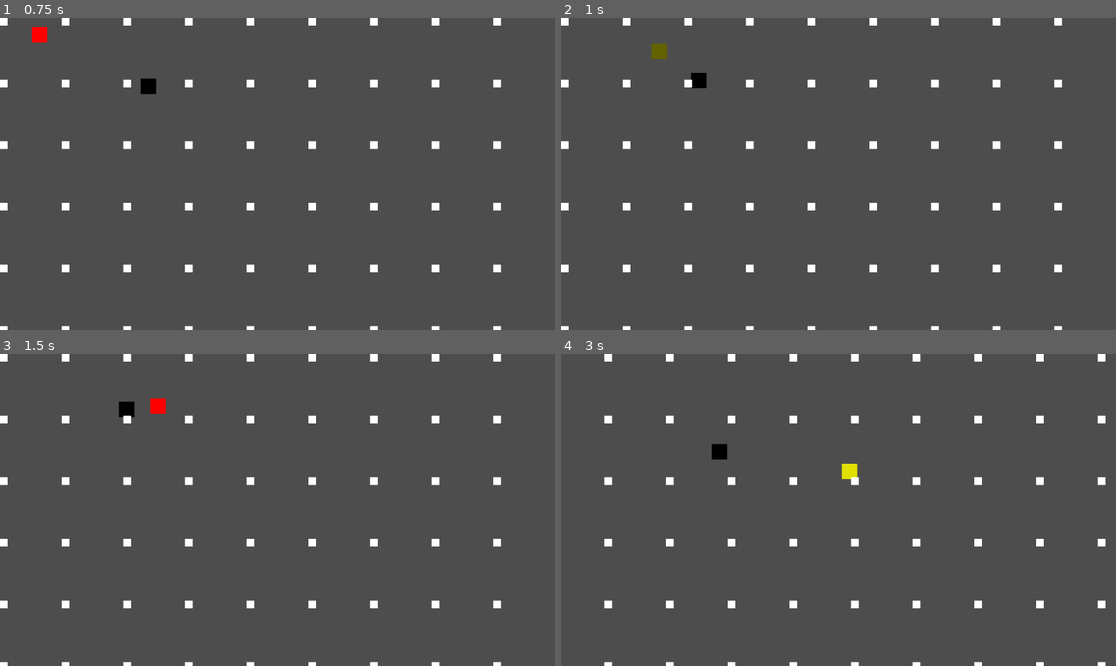
Above: before the commit, frames 1-4 (two rows, left to right).
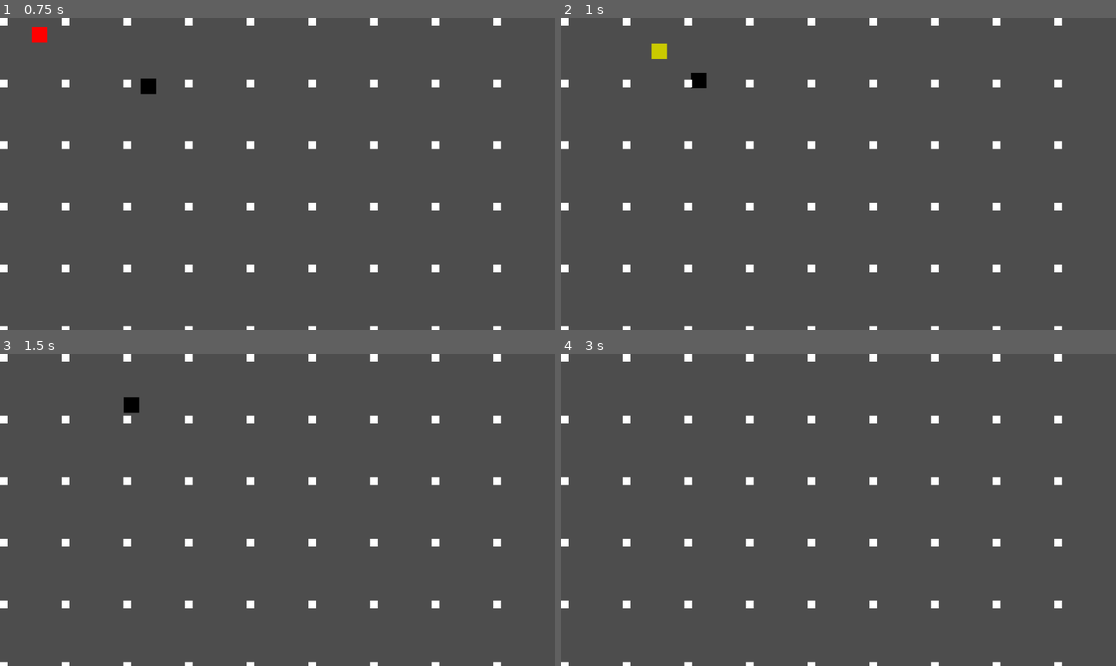
Above: after the commit, the same moments.

Repository: DiegoChiodi/Divina-Comedia-Game
Game: Godot game, scene res://Scene/main.tscn
The game is run twice, just before and just after one commit, with the same random seed, the same clock (stepped at 60 frames per second) and the same inputs.
Inputs (mouse positions are in pixels of both pictures, inside the frame that each line leads up to):
- Up to frame 1 (0.75 s): move the mouse to (399, 158) at 0.52 s; hold D (right) from 0.53 s (still down); click (399, 158) at 0.6 s
- Up to frame 2 (1 s): keep holding D (right)
- Up to frame 3 (1.5 s): move the mouse to (166, 525) at 1.27 s; release D (right) at 1.28 s; hold S (down) from 1.28 s (still down); tap Space (space) at 1.35 s
- Up to frame 4 (3 s): move the mouse to (894, 441) at 2.02 s; release S (down) at 2.03 s; hold D (right) 2.03-2.78 s; click (894, 441) at 2.1 s; move the mouse to (810, 572) at 2.77 s; hold W (up) from 2.78 s (still down); tap Space (space) at 2.85 s

Frame 1 is identical in both runs. In frame 2, 0.1% of the frame differs, in the area x 16-20%, y 8-14%; in frame 3, 0.3%; in frame 4, 3.9%, in the area x 0-99%, y 0-100%.

Commit message:
Entity dead

Diff:
--- a/Scripts/enemy.gd
+++ b/Scripts/enemy.gd
@@ -2,7 +2,7 @@
 class_name Enemy
 
 var player : Player
-
+var colPlayer : bool = false
 func _ready() -> void:
 	super._ready()
 	speed = 100
@@ -15,7 +15,16 @@
 	player = _player
 
 func directionTarget() -> void:
-	self.direction = (self.player.position - self.position).normalized()
+	if player != null:
+		self.direction = (self.player.position - self.position).normalized()
+
+func _on_col_hb_attack_area_entered(area: Area2D) -> void:
+	if area.get_parent() == player:
+		colPlayer = true
+
+func _on_col_hb_attack_area_exited(area: Area2D) -> void:
+	if area.get_parent() == player:
+		colPlayer = false
 
 func groupsAdd() -> void:
 	add_to_group("Enemy")
--- a/Scripts/player.gd
+++ b/Scripts/player.gd
@@ -8,7 +8,7 @@
 var dashDuringWait : float = self.dashDuringDelay
 var dashSpeedMax : int = 3
 
-var dashDelay : float = 1.0
+var dashDelay : float = 0.6
 var dashWait : float = self.dashDelay
 var dashPoss : bool = false # se é possivel dar dash
 var lockDash : bool = false
@@ -19,7 +19,7 @@
 
 func _physics_process(delta: float) -> void:
 	self.dashFunction(delta)
-	super.move(delta)
+	super._physics_process(delta)
 
 func dashFunction(delta) -> void:
 	var attack : bool = Input.is_action_just_pressed("space") or Input.is_action_just_pressed("left_click")
@@ -41,7 +41,7 @@
 
 	if self.dashWait < self.dashDelay:
 		self.dashWait += delta
-		self.sprite.modulate = Color(dashWait , dashWait, 0) #amarelo
+		self.sprite.modulate = Color(0.6 + dashWait / 2 , 0.6 + dashWait / 2, 0) #amarelo
 	elif dash < dashMax:
 		self.dash += 1
 		self.dashWait = 0.0
--- a/entity.gd
+++ b/entity.gd
@@ -12,11 +12,20 @@
 	super._ready()
 	groupsAdd()
 
+func _process(delta: float) -> void:
+	super._process(delta)
+	if life <= 0:
+		self.queue_free()
+
 func groupsAdd() -> void:
 	pass
 
 func takeDamage(_damage : float) -> void:
 	life -= damage
 
+func takeAttack(_damage : float, _impulse : Vector2):
+	takeDamage(_damage)
+	takeImpulse(_impulse)
+
 func dead() -> void:
 	pass
--- a/shadowEnemy.gd
+++ b/shadowEnemy.gd
@@ -1,7 +1,5 @@
 extends Enemy
 class_name ShadowEnemy
-
-var colPlayer : bool = false
 
 func _ready() -> void:
 	super._ready()
@@ -10,18 +8,9 @@
 func _process(delta: float) -> void:
 	super._process(delta)
 	if colPlayer:
-		self.player.takeImpulse((self.player.position - self.position).normalized() * 3)
-		self.takeImpulse((self.position - self.player.position).normalized() * 3)
+		self.player.takeAttack(damage, (self.position - self.player.position).normalized() * 3)
 		if self.player.inDash:
 			pass
 
-func _on_col_hb_attack_area_entered(area: Area2D) -> void:
-	if area.get_parent() == player:
-		colPlayer = true
-
-func _on_col_hb_attack_area_exited(area: Area2D) -> void:
-	if area.get_parent() == player:
-		colPlayer = false
-
 func groupsAdd() -> void:
 	pass
